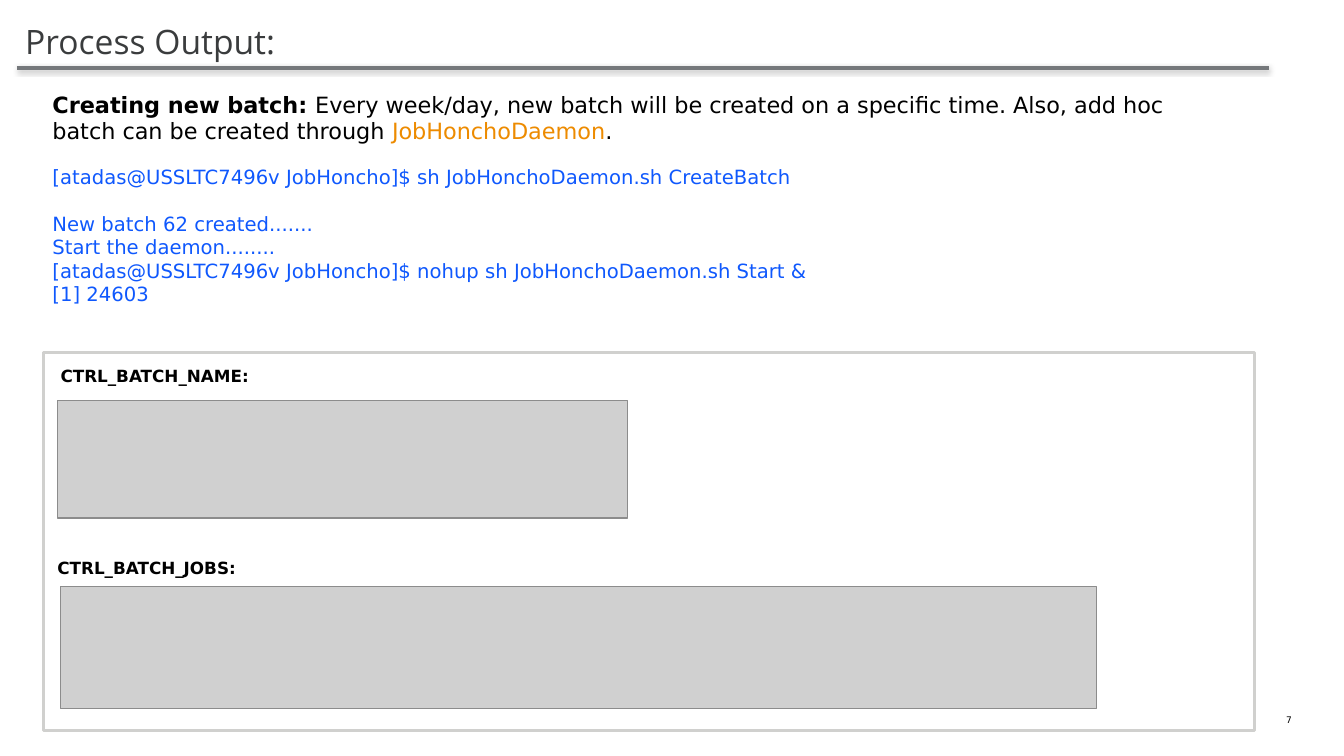
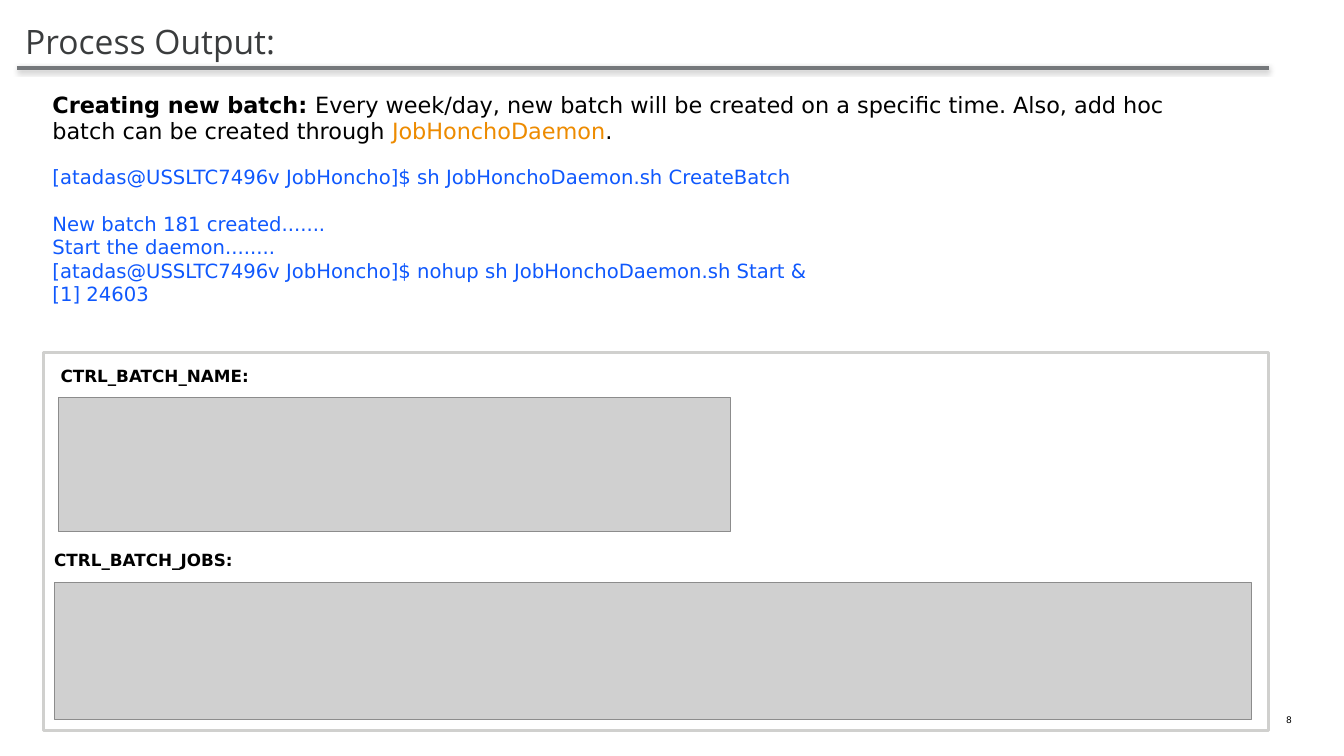
Before and after one commit to atadas10/JobHoncho, a slide deck: slide 8 of JobHoncho.pptx (slide 7 before the commit). Drawn at 1344x756 pixels with LibreOffice and Linux fonts; fonts in the diff are those of the drawing; grey boxes stand for pictures. Boxes give left, top, right and bottom in pixels: in the first picture for what was removed or moved away, otherwise in the second. Text is boxed around its words. In the diff, an @@ line names an element or a change of style, - is before the commit and + after.

```diff
--- a/JobHoncho.pptx
+++ b/JobHoncho.pptx
@@ text at (x1=52, y1=216, x2=325, y2=232): text changed @@
-New batch 62 created.......
+New batch 181 created.......
@@ rectangle resized from (x1=43, y1=353, x2=1255, y2=731) to (x1=43, y1=353, x2=1268, y2=731) @@
@@ picture resized from (x1=57, y1=400, x2=628, y2=518) to (x1=58, y1=398, x2=731, y2=531) @@
@@ text "CTRL_BATCH_JOBS:" moved from (x1=57, y1=561, x2=235, y2=578) to (x1=54, y1=553, x2=232, y2=570) @@
@@ picture resized from (x1=60, y1=587, x2=1097, y2=709) to (x1=54, y1=583, x2=1252, y2=720) @@
@@ page number at (x1=1286, y1=716, x2=1292, y2=723): text changed @@
-7
+8
```
Also in this commit, not shown: 7 other slides changed, 2 slides added.
